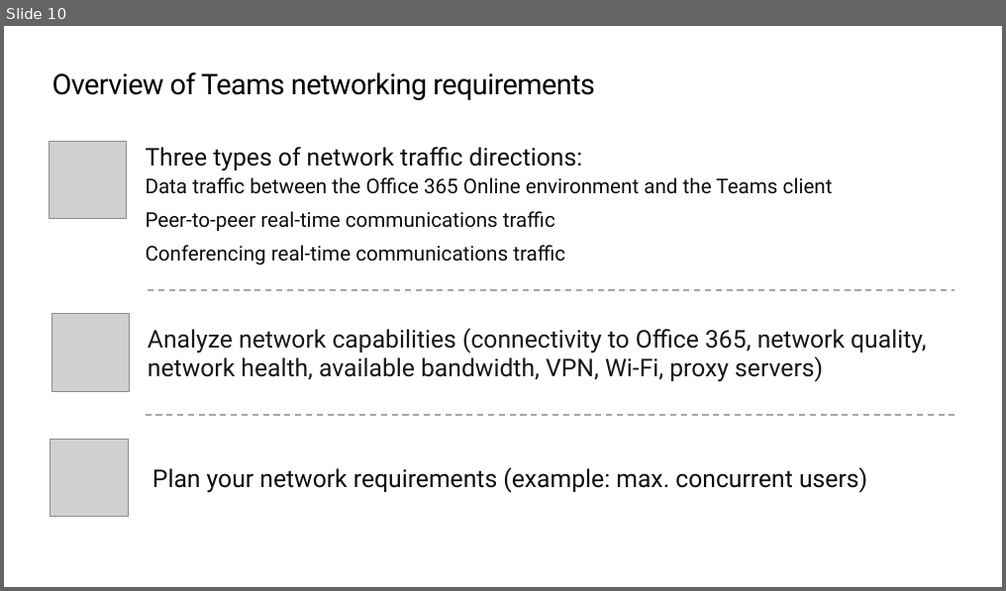
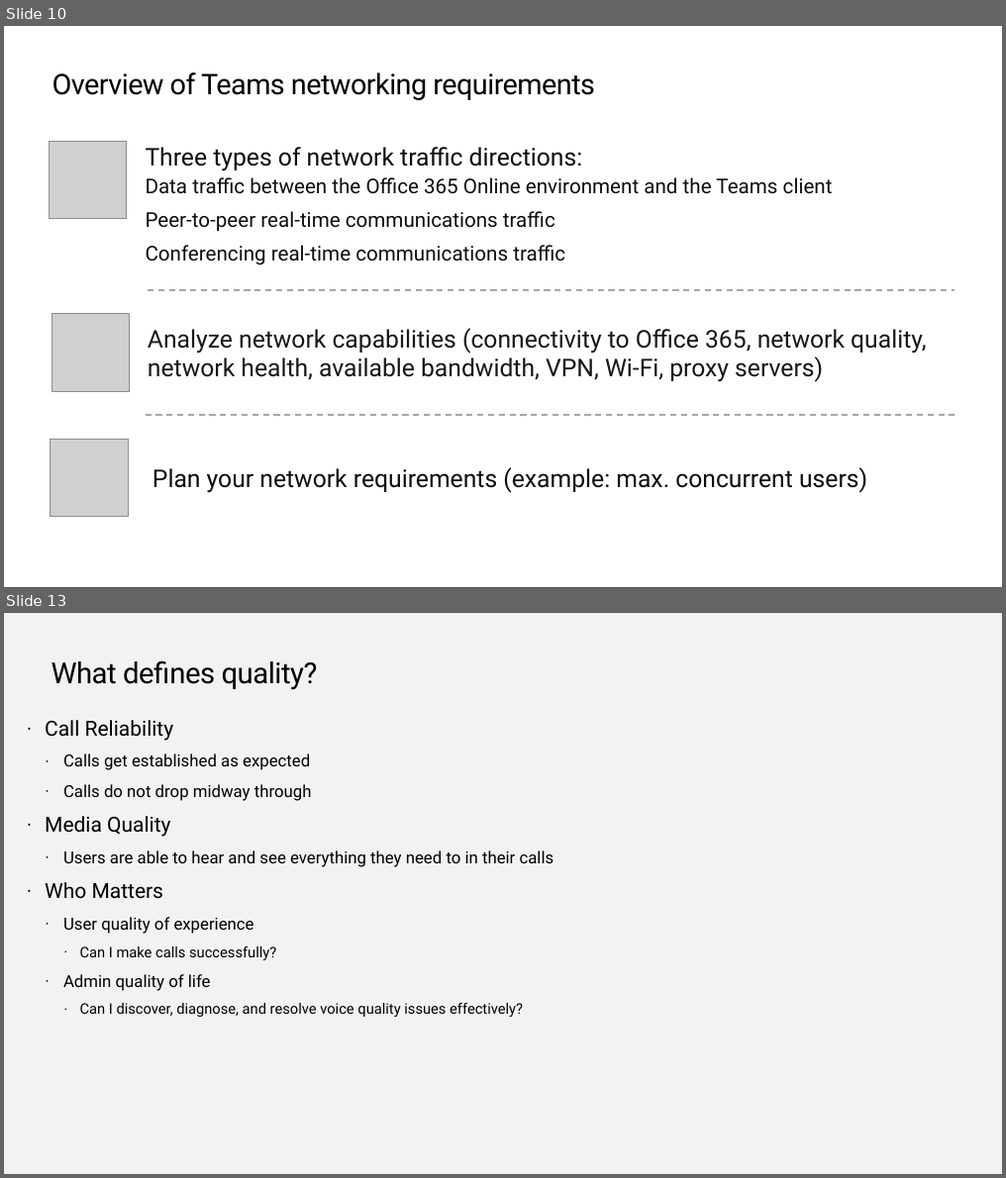
Before and after one commit to JPOWER4/M365-MS-Teams-Administration, a slide deck: Module 7 - Environment.pptx. Shown one above the other, each under a label of ours: slide 10 before the commit, slides 10 and 13 after it; the slides between them are not shown. The pictures are 1006x591 and 1006x1178 pixels, drawn with LibreOffice and Linux fonts; fonts in the diff are those of the drawing; grey boxes stand for pictures; background and template pictures are left out. Boxes give left, top, right and bottom in pixels: in the first picture for what was removed or moved away, otherwise in the second. Text is boxed around its words. In the diff, an @@ line names an element or a change of style, - is before the commit and + after.

```diff
--- a/Module 7 - Environment.pptx
+++ b/Module 7 - Environment.pptx
@@ slide 13 added at box(4, 613, 1002, 1174), background #F2F2F2 @@
@@ title added at box(52, 661, 318, 690), 28.6 pt, text #000000 @@
+What defines quality?
@@ text added at box(45, 720, 554, 1017), 16.3 pt, text #000000 @@
+· Call Reliability
+  · Calls get established as expected
+  · Calls do not drop midway through
+· Media Quality
+  · Users are able to hear and see everything they need to in their calls
+· Who Matters
+  · User quality of experience
+    · Can I make calls successfully?
+  · Admin quality of life
+    · Can I discover, diagnose, and resolve voice quality issues effectively?
```
Also in this commit, not shown: 1 slide changed, 7 other slides added, 2 other files.
